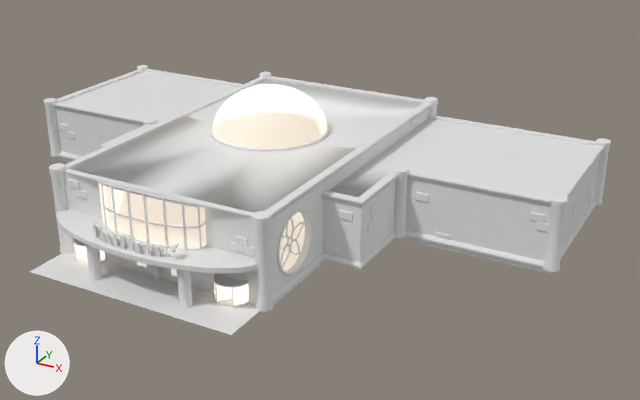
Before and after pictures for a commit that changed the Blender file MoonFlower_Theater.blend.
Before and after are seen from a 50 mm camera at (84.2, -133.8, 69.5) aimed at (12.2, -2.8, 4.0). Lighting does not change. The marker at lower left points along +X, +Y and +Z.
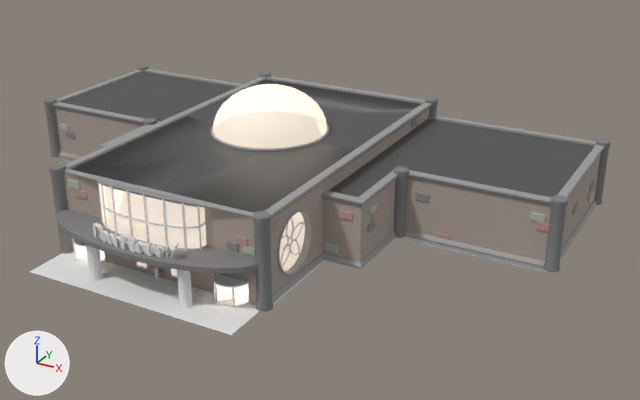
Where the change shows, as pixel boxes (x1, y1, x2, y2) in the pictures (640 x 400 px; the box of a moved part takes in the faces that stretch with it):
'column.005', recoloured: (253, 211, 273, 312) in both
'column.007', recoloured: (543, 195, 568, 272) in both
'column', recoloured: (49, 163, 73, 254) in both
'column.008', recoloured: (393, 166, 409, 238) in both
'column.002', recoloured: (43, 98, 60, 157) in both
'column.006', recoloured: (594, 138, 611, 205) in both
'column.009', recoloured (white to grey): (425, 97, 438, 117) in both
'brick.003', reshaped: before (230, 242, 243, 252); after (226, 241, 239, 251)
'column.010', recoloured: (143, 118, 157, 125) in both
'column.004', recoloured: (259, 72, 271, 77) in both
'column.001', recoloured: (137, 65, 148, 70) in both
part 1 of me_plane_008, moved or reshaped: (55, 92, 568, 261) in both
part 2 of me_plane_008, recoloured: (64, 109, 601, 303) in both
part 3 of me_plane_008, recoloured (white to grey): (53, 69, 604, 305) in both
part 4 of me_plane_008, recoloured (white to grey): (71, 72, 595, 213) in both
part 5 of me_plane_008, recoloured (white to grey): (56, 209, 258, 274) in both
part 6 of me_cube_003, built on: (59, 117, 594, 276) in both

Diff of the bpy script that builds the scene:
```diff
--- a/MoonFlower_Theater.blend.py
+++ b/MoonFlower_Theater.blend.py
@@ mat_brick_pink @@
+mat_brick_pink = principled_material('brick_pink')
+mat_brick_pink.base_color = (0.479, 0.305, 0.287)  # pink #b89692
+mat_brick_pink.roughness = 1.0
@@ mat_columns @@
+mat_columns = principled_material('columns')
+mat_columns.base_color = (0.222, 0.222, 0.222)  # grey #828282
+mat_columns.roughness = 1.0
@@ mat_roof @@
+mat_roof = principled_material('roof')
+mat_roof.base_color = (0.0841, 0.0841, 0.0841)  # dark grey #525252
@@ mat_trim @@
+mat_trim = principled_material('trim')
+mat_trim.base_color = (0.347, 0.347, 0.347)  # grey #9f9f9f
@@ mat_simple_base @@
+mat_simple_base = principled_material('simple_base')
+mat_simple_base.base_color = (0.8, 0.8, 0.8)  # white #e7e7e7
+mat_simple_base.roughness = 1.0
@@ mat_exterior_base @@
+mat_exterior_base = principled_material('exterior_base')
+mat_exterior_base.base_color = (0.422, 0.358, 0.316)  # grey #aea198
+mat_exterior_base.roughness = 1.0
@@ me_plane_008 @@
 # used by ob_main; location = (0.0, 0.0, 0.0)
-me_plane_008.from_pydata(...)  # 2234 vertices, 2034 faces, 4 loose edges; spans x -55.6..0.0, y -43.6..30.8, z -1.0..23.0
+me_plane_008.from_pydata(...)  # 2238 vertices, 2035 faces, 4 loose edges; spans x -55.6..0.0, y -43.6..30.8, z -1.0..23.0
+# me_plane_008 part 1
+# 1 vertex is removed from x -20.0, y -1.0, z 11.7
+# 7 faces are deleted
+# 5 vertices are added at (-26.0, -1.0, 11.1), (-26.0, 0.0, 11.7), (-26.0, 0.0, 11.1), (-26.0, -15.0, 11.7), (-20.0, -15.0, 11.7)
+# 1 new face joins them, mat_exterior_base (grey #aea198)
+# 4 new faces join them, mat_roof (dark grey #525252)
+# 3 new faces join them, mat_simple_base (white #e7e7e7)
+# me_plane_008 part 2: 23 faces spanning x -55.0..0.0, y -34.6..30.0, z 0.0..15.0 switch from mat_base (white #e7e7e7) to mat_exterior_base (grey #aea198)
+# me_plane_008 part 3: 505 faces spanning x -55.6..0.0, y -38.8..30.8, z 0.0..16.7 switch from mat_base (white #e7e7e7) to mat_trim (grey #9f9f9f)
+# me_plane_008 part 4: 12 faces spanning x -54.0..0.0, y -33.6..29.0, z 11.7..14.6 switch from mat_base (white #e7e7e7) to mat_roof (dark grey #525252)
+# me_plane_008 part 5: 50 faces spanning x -20.0..0.0, y -42.5..-34.6, z 7.0..8.0 switch from mat_base (white #e7e7e7) to mat_columns (grey #828282)
 me_plane_008.materials.append(mat_window)
+me_plane_008.materials.append(mat_simple_base)  # white #e7e7e7
@@ me_plane_014 @@
 me_plane_014.from_pydata(...)  # 256 vertices, 226 faces; spans x -1.3..1.3, y -1.3..1.3, z 0.0..15.6
+me_plane_014.materials.append(mat_columns)  # grey #828282
@@ me_cube_003 @@
 # used by ob_brick; location = (-16.7, -34.6, 13.0)
-me_cube_003.from_pydata(...)  # 8 vertices, 6 faces; spans x -1.28..1.28, y -0.21..0.21, z -0.74..0.74
+me_cube_003.from_pydata(...)  # 24 vertices, 26 faces; spans x -1.28..1.28, y -0.21..0.21, z -0.74..0.74
+# me_cube_003 part 6: the whole mesh is rebuilt
+me_cube_003.materials.append(mat_brick_pink)  # pink #b89692
@@ ob_brick_056 @@
 ob_brick_056.scale = (-0.429, 0.29, 0.429)
-_m = ob_brick_056.modifiers.new('Bevel', 'BEVEL')
@@ ob_brick_070 @@
 ob_brick_070.scale = (-0.429, 0.29, 0.429)
-_m = ob_brick_070.modifiers.new('Bevel', 'BEVEL')
@@ ob_brick_071 @@
 ob_brick_071.scale = (-0.429, 0.29, 0.429)
-_m = ob_brick_071.modifiers.new('Bevel', 'BEVEL')
@@ ob_brick_075 @@
 ob_brick_075.scale = (0.429, 0.29, 0.429)
-_m = ob_brick_075.modifiers.new('Bevel', 'BEVEL')
```
